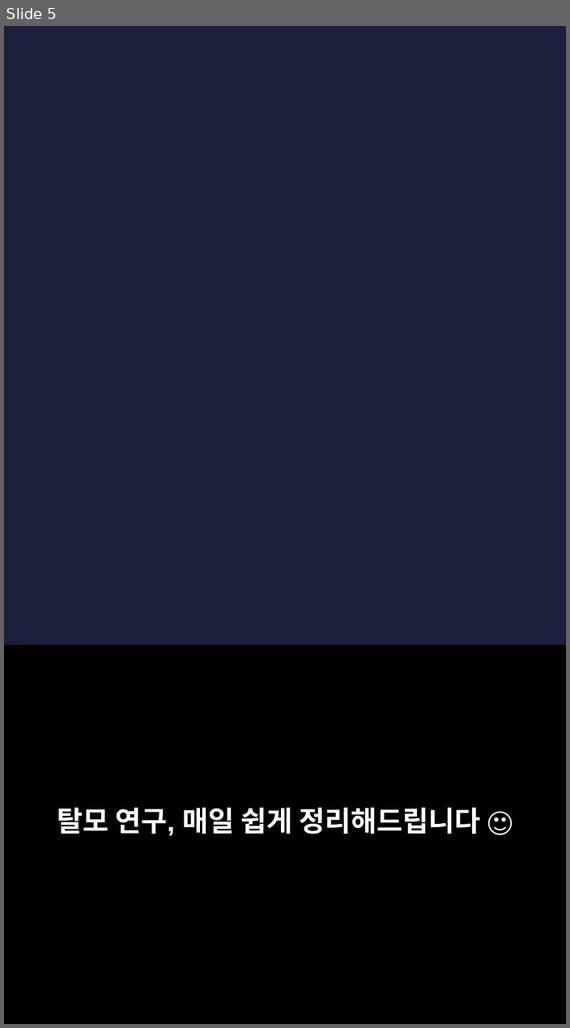
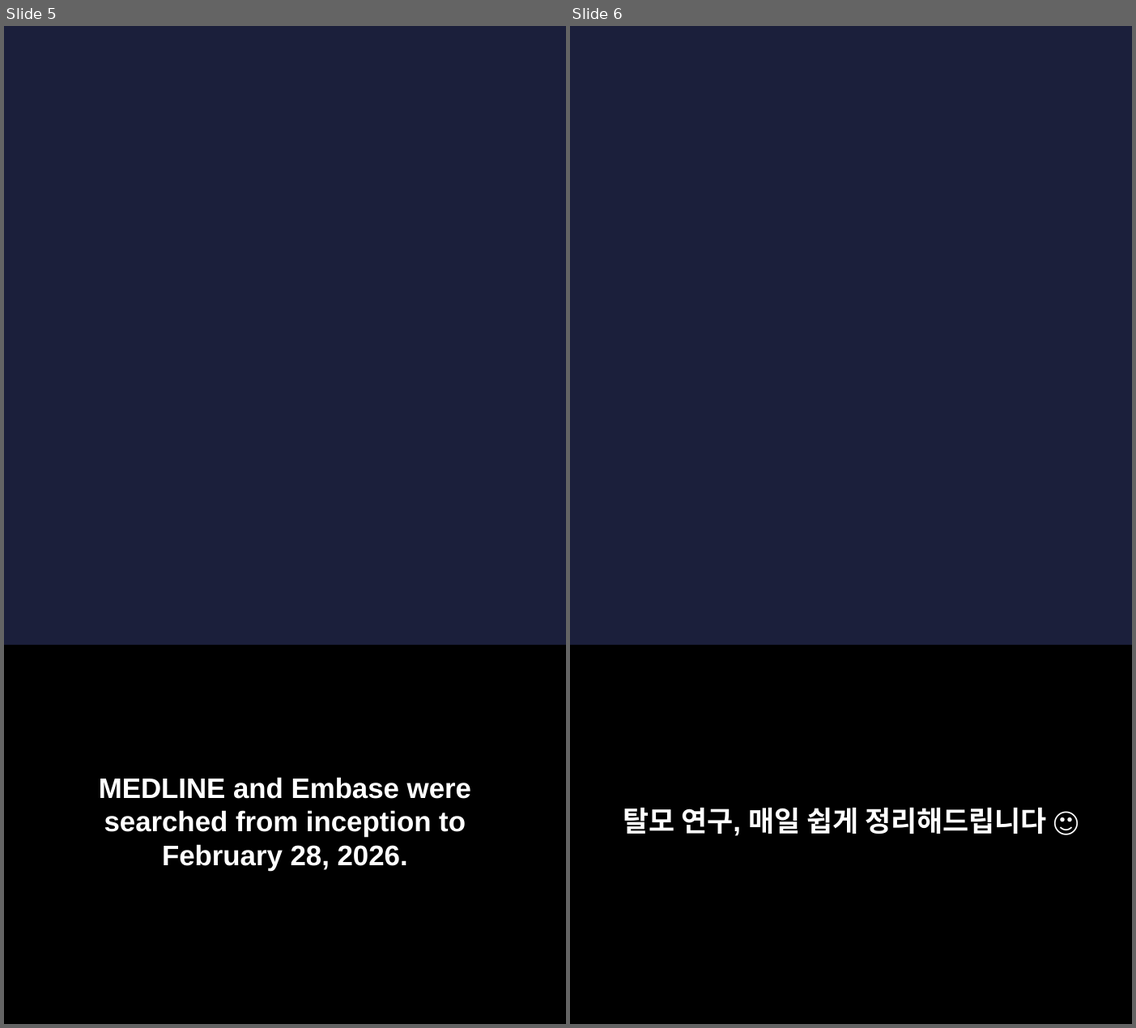
Before and after one commit to hyokang2010-BJ-ANTH/product-builder-test, a slide deck: pwa/data/latest/slides.pptx. Shown side by side, each under a label of ours: slide 5 before the commit, slides 5 and 6 after it. The pictures are 570x1028 and 1136x1028 pixels, drawn with LibreOffice and Linux fonts; fonts in the diff are those of the drawing; background and template pictures are left out. Boxes give left, top, right and bottom in pixels: in the first picture for what was removed or moved away, otherwise in the second. Text is boxed around its words. In the diff, an @@ line names an element or a change of style, - is before the commit and + after.

```diff
--- a/pwa/data/latest/slides.pptx
+++ b/pwa/data/latest/slides.pptx
@@ slide 5 added at box(4, 26, 566, 1024), background picture (left out) @@
@@ rectangle added at box(4, 646, 566, 1024), fill #000000 @@
@@ text added at box(99, 777, 471, 871), 22 pt, text #FFFFFF, bold @@
+MEDLINE and Embase were searched from inception to February 28, 2026.
@@ what was slide 5 is now slide 6 @@
```
Also in this commit, not shown: 2 slides changed, 6 other slides added, 5 slides removed, 28 other files.
